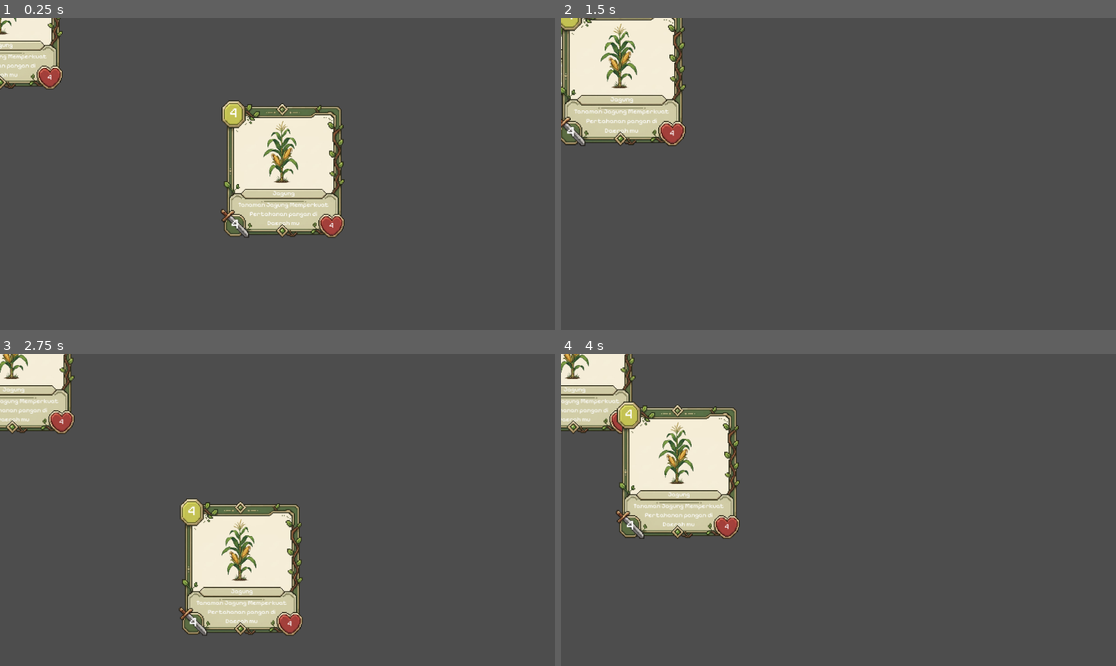
Above: before the commit, frames 1-4 (two rows, left to right).
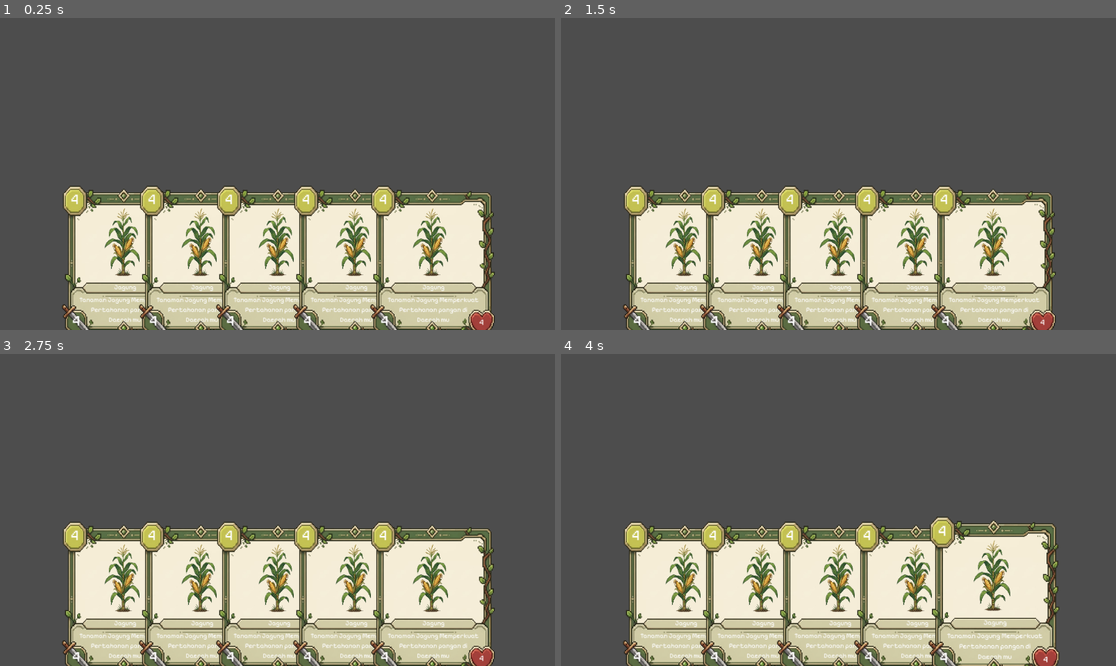
Above: after the commit, the same moments.

Repository: BloodLetters/Card-Game
Game: Godot game, scene res://Main.tscn
Same seed, same stepped clock (60 frames per second), same inputs: the game is played once before the commit and once after it.
Inputs (mouse positions are in pixels of both pictures, inside the frame that each line leads up to):
- Up to frame 1 (0.25 s): no input
- Up to frame 2 (1.5 s): tap Enter at 0.5 s; drag from (844, 167) to (561, 21) at 0.52 s; drag from (561, 21) to (810, 236) at 1.27 s
- Up to frame 3 (2.75 s): move the mouse to (333, 441) at 2.02 s; click (333, 441) at 2.17 s
- Up to frame 4 (4 s): drag from (810, 572) to (672, 463) at 2.77 s; move the mouse to (1005, 556) at 3.52 s; click (1005, 556) at 3.67 s

The runs differ from the first frame. In frame 1, 41% of the frame differs, in the area x 0-90%, y 0-100%; in frame 2, 42%; in frame 3, 36%; in frame 4, 45%.

Commit message:
feat: implement card management logic and add new Tumbuhan card scene to main game loop

Diff:
--- a/Main.tscn
+++ b/Main.tscn
@@ -12,3 +12,9 @@
 position = Vector2(585, 308)
 
 [node name="Card2" parent="CardManager" unique_id=1115610410 instance=ExtResource("1_glv2v")]
+
+[node name="Card3" parent="CardManager" unique_id=1285523381 instance=ExtResource("1_glv2v")]
+
+[node name="Card4" parent="CardManager" unique_id=1461310475 instance=ExtResource("1_glv2v")]
+
+[node name="Card5" parent="CardManager" unique_id=610311116 instance=ExtResource("1_glv2v")]
--- a/Scene/Card/Card-Tumbuhan.tscn
+++ b/Scene/Card/Card-Tumbuhan.tscn
@@ -10,6 +10,7 @@
 size = Vector2(256, 288)
 
 [node name="Card" type="Node2D" unique_id=1166963186]
+scale = Vector2(1.0047802, 1.0912066)
 script = ExtResource("1_iaxbn")
 
 [node name="BgFrame" type="Sprite2D" parent="." unique_id=1426904014]
@@ -41,6 +42,7 @@
 theme_override_fonts/font = ExtResource("4_0ldjp")
 text = "4"
 horizontal_alignment = 1
+metadata/_edit_use_anchors_ = true
 
 [node name="Attack" type="Label" parent="." unique_id=953795580]
 offset_left = -117.0
@@ -51,6 +53,7 @@
 theme_override_font_sizes/font_size = 28
 text = "4"
 horizontal_alignment = 1
+metadata/_edit_use_anchors_ = true
 
 [node name="CardLevel" type="Label" parent="." unique_id=379407329]
 offset_left = -120.0
@@ -61,6 +64,7 @@
 theme_override_font_sizes/font_size = 28
 text = "4"
 horizontal_alignment = 1
+metadata/_edit_use_anchors_ = true
 
 [node name="CardDescription" type="Label" parent="." unique_id=697552583]
 offset_left = -103.0
@@ -73,6 +77,7 @@
 Pertahanan pangan di
 Daerah mu"
 horizontal_alignment = 1
+metadata/_edit_use_anchors_ = true
 
 [node name="CardName" type="Label" parent="." unique_id=1717405147]
 offset_left = -76.0
@@ -84,6 +89,7 @@
 text = "Jagung"
 horizontal_alignment = 1
 vertical_alignment = 1
+metadata/_edit_use_anchors_ = true
 
 [connection signal="mouse_entered" from="Area2D" to="." method="_on_area_2d_mouse_entered"]
 [connection signal="mouse_exited" from="Area2D" to="." method="_on_area_2d_mouse_exited"]
--- a/Scripts/CardManager/CardManager.gd
+++ b/Scripts/CardManager/CardManager.gd
@@ -5,11 +5,25 @@
 var drag_speed = 15.0
 var is_hovering_on_card = false
 
+# Hand layout settings
+@export var hand_center_offset = Vector2(0, 150)
+@export var card_spacing = 160.0
+@export var hover_lift = 30.0
+
 func _ready() -> void:
+	get_viewport().size_changed.connect(_on_viewport_size_changed)
 	screen_size = get_viewport_rect().size
+	update_hand_positions()
+
+func _on_viewport_size_changed():
+	screen_size = get_viewport_rect().size
+	update_hand_positions()
 
 func _process(delta: float) -> void:
 	if card_dragged:
+		if screen_size == null:
+			screen_size = get_viewport_rect().size
+
 		var mouse_pos = get_global_mouse_position()
 		card_dragged.position = card_dragged.position.lerp(Vector2(
 		clamp(mouse_pos.x, 0, screen_size.x),
@@ -18,29 +32,45 @@
 	drag_speed * delta
 )
 
+	for card in get_children():
+		if card != card_dragged and card.has_meta("target_pos"):
+			var target_pos = card.get_meta("target_pos")
+			var target_rot = card.get_meta("target_rot")
+			card.position = card.position.lerp(target_pos, 10.0 * delta)
+			card.rotation = lerp_angle(card.rotation, target_rot, 10.0 * delta)
+
 func _input(event):
 	if event is InputEventMouseButton and event.button_index == MOUSE_BUTTON_LEFT:
 		if event.is_pressed():
 			var card = raycard_check()
 			if card:
-				#card_dragged = card
 				start_drag(card)
 		else:
-			#card_dragged = null
 			finish_drag()
 
 func connect_card_signal(card):
 	card.connect("hovered", on_hovered_over_card)
 	card.connect("hovered_off", on_hovered_off_card)
 
+	# Simpan skala asli dari scene kartu
+	if !card.has_meta("original_scale"):
+		card.set_meta("original_scale", card.scale)
+
+	update_hand_positions()
+
 func start_drag(card):
 	card_dragged = card
-	card_dragged.scale = Vector2(1, 1)
+	if card.has_meta("original_scale"):
+		card.scale = card.get_meta("original_scale")
+	card_dragged.z_index = 10
 
 func finish_drag():
 	if card_dragged:
-		card_dragged.scale = Vector2(1.05, 1.05)
+		if card_dragged.has_meta("original_scale"):
+			card_dragged.scale = card_dragged.get_meta("original_scale") + Vector2(0.05, 0.05)
+		card_dragged.z_index = 1
 		card_dragged = null
+		update_hand_positions()
 
 func on_hovered_over_card(card):
 	if !is_hovering_on_card:
@@ -49,7 +79,6 @@
 
 func on_hovered_off_card(card):
 	highlight_card(card, false)
-	# check
 	var new_card_hovered = raycard_check()
 	if new_card_hovered:
 		highlight_card(new_card_hovered, true)
@@ -57,12 +86,50 @@
 		is_hovering_on_card = false
 
 func highlight_card(card, hovered):
+	var base_scale = Vector2(1, 1)
+	if card.has_meta("original_scale"):
+		base_scale = card.get_meta("original_scale")
+
 	if hovered:
-		card.scale = Vector2(1.05, 1.05)
-		card.z_index = 2
+		card.scale = base_scale + Vector2(0.1, 0.1) # Maksimal perbesar 0.1
+		card.z_index = 5
+		if card.has_meta("base_pos"):
+			var lifted_pos = card.get_meta("base_pos") + Vector2(0, -hover_lift).rotated(card.get_meta("target_rot"))
+			card.set_meta("target_pos", lifted_pos)
 	else:
-		card.scale = Vector2(1, 1)
+		card.scale = base_scale
 		card.z_index = 1
+		if card.has_meta("base_pos"):
+			card.set_meta("target_pos", card.get_meta("base_pos"))
+
+func update_hand_positions():
+	var cards = get_children()
+	var num_cards = cards.size()
+	if num_cards == 0: return
+
+	if screen_size == null:
+		screen_size = get_viewport_rect().size
+
+	# Hitung total lebar susunan kartu
+	var total_width = (num_cards - 1) * card_spacing
+	var start_x = screen_size.x / 2 - total_width / 2
+
+	for i in range(num_cards):
+		var card = cards[i]
+
+		# Posisi global horizontal rata
+		var global_pos = Vector2(start_x + (i * card_spacing), screen_size.y - hand_center_offset.y)
+		var pos = to_local(global_pos)
+
+		card.set_meta("base_pos", pos)
+		card.set_meta("target_pos", pos)
+		card.set_meta("target_rot", 0.0) # Tidak ada rotasi (rata)
+		card.z_index = i
+
+		if !card.has_meta("initialized"):
+			card.position = pos
+			card.rotation = 0.0
+			card.set_meta("initialized", true)
 
 func raycard_check():
 	var space_state = get_world_2d().direct_space_state
@@ -72,7 +139,6 @@
 	parameters.collision_mask = 1
 	var result = space_state.intersect_point(parameters)
 	if result.size() > 0:
-		#return result[0].collider.get_parent()
 		return get_card_with_heighest_z_index(result)
 	return null
 
--- a/project.godot
+++ b/project.godot
@@ -15,10 +15,23 @@
 config/features=PackedStringArray("4.6", "Forward Plus")
 config/icon="res://icon.svg"
 
+[editor_plugins]
+
+enabled=PackedStringArray("res://addons/ai_assistant_hub/plugin.cfg")
+
 [physics]
 
 3d/physics_engine="Jolt Physics"
 
+[plugins]
+
+ai_assistant_hub/llm_api="gemini_api"
+ai_assistant_hub/preferences/thinking_target=0
+ai_assistant_hub/preferences/skip_greeting=false
+ai_assistant_hub/preferences/always_scroll_to_bottom=false
+ai_assistant_hub/options/debug_mode=0
+ai_assistant_hub/preferences/audio_hints=true
+
 [rendering]
 
 rendering_device/driver.windows="d3d12"
